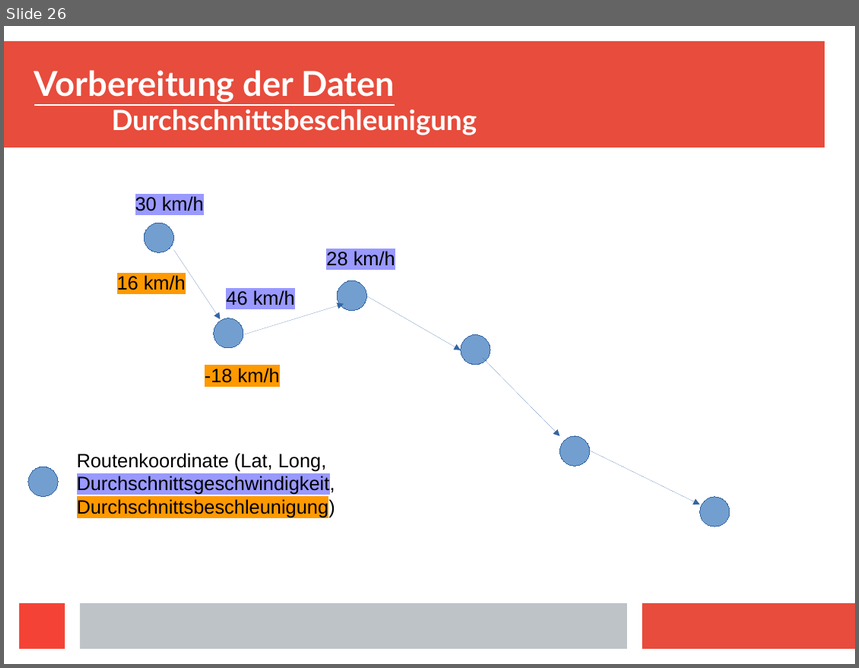
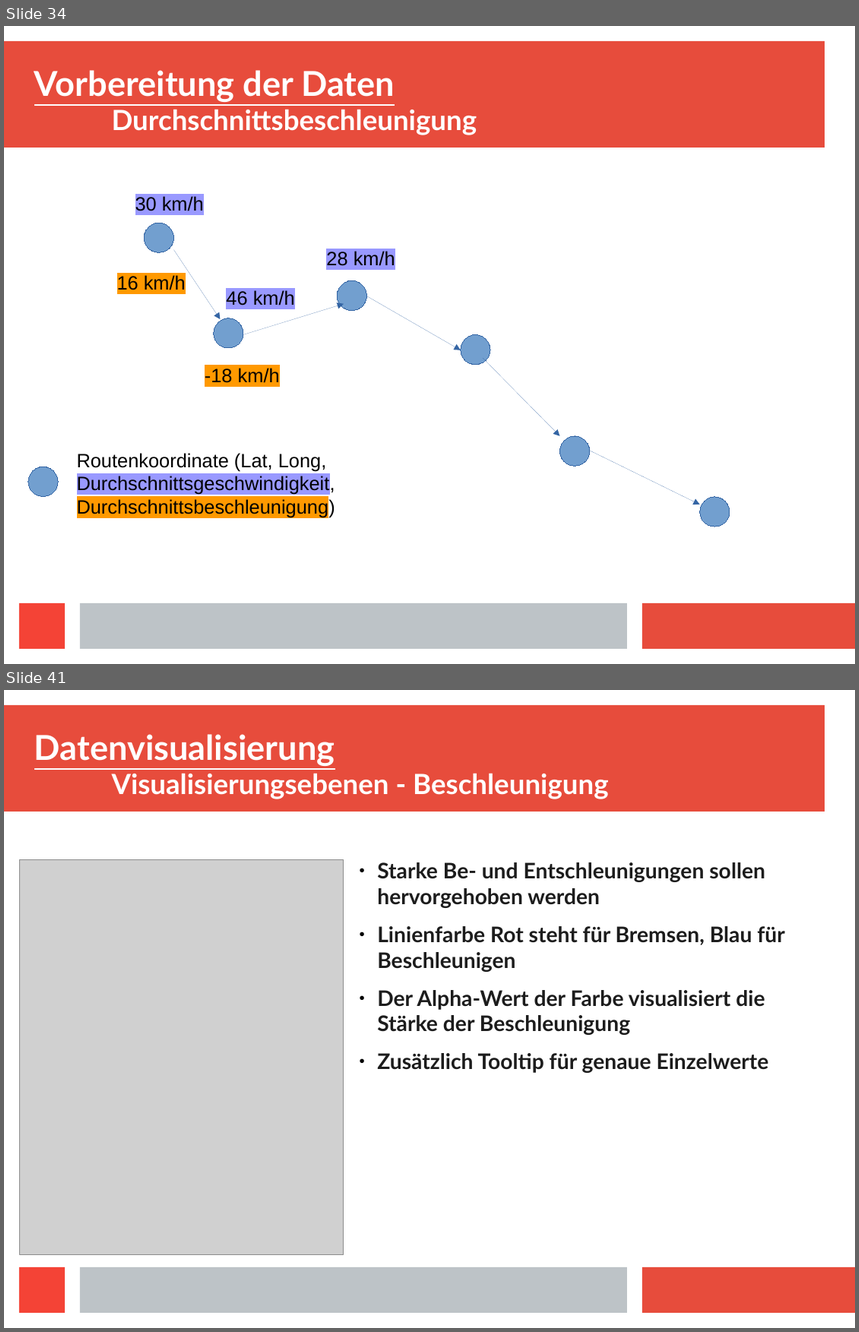
Before and after one commit to Centro1993/Busradar-Visualization, a slide deck: Presentation/Busradar-Mining.odp. Shown one above the other, each under a label of ours: slide 26 before the commit, slides 34 and 41 after it; the slides between them are not shown. The pictures are 859x668 and 859x1332 pixels, drawn with LibreOffice and Linux fonts; fonts in the diff are those of the drawing; grey boxes stand for pictures. Boxes give left, top, right and bottom in pixels: in the first picture for what was removed or moved away, otherwise in the second. Text is boxed around its words. In the diff, an @@ line names an element or a change of style, - is before the commit and + after.

```diff
--- a/Presentation/Busradar-Mining.odp
+++ b/Presentation/Busradar-Mining.odp
@@ slide 41 added at bbox=[4, 690, 855, 1328], background #FFFFFF; not listed: 4 template elements that a slide beside it also shows @@
@@ title added at bbox=[34, 734, 608, 799], 26 pt, text #FFFFFF, bold @@
+Datenvisualisierung
+Visualisierungsebenen - Beschleunigung
@@ picture added at bbox=[19, 860, 344, 1255] @@
@@ text added at bbox=[377, 863, 785, 1073], 20 pt, text #1C1C1C, bold @@
+● Starke Be- und Entschleunigungen sollen hervorgehoben werden
+● Linienfarbe Rot steht für Bremsen, Blau für Beschleunigen
+● Der Alpha-Wert der Farbe visualisiert die Stärke der Beschleunigung
+● Zusätzlich Tooltip für genaue Einzelwerte
@@ what was slide 26 is now slide 34 @@
```
Also in this commit, not shown: 5 slides changed, 16 other slides added, 9 other files.
